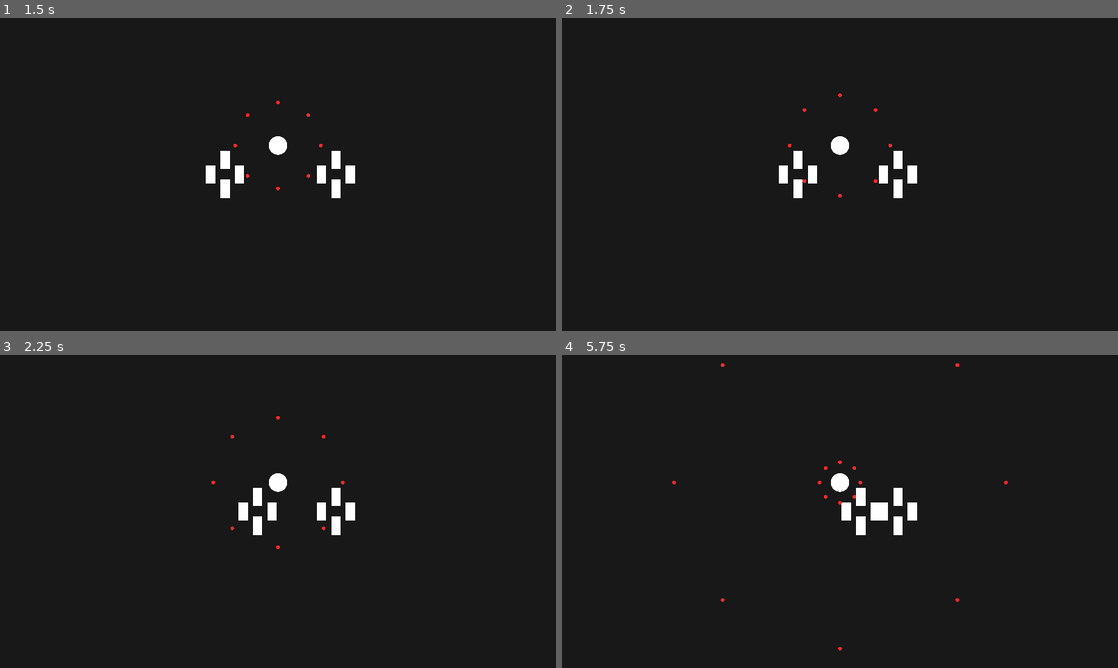
Above: before the commit, frames 1-4 (two rows, left to right).
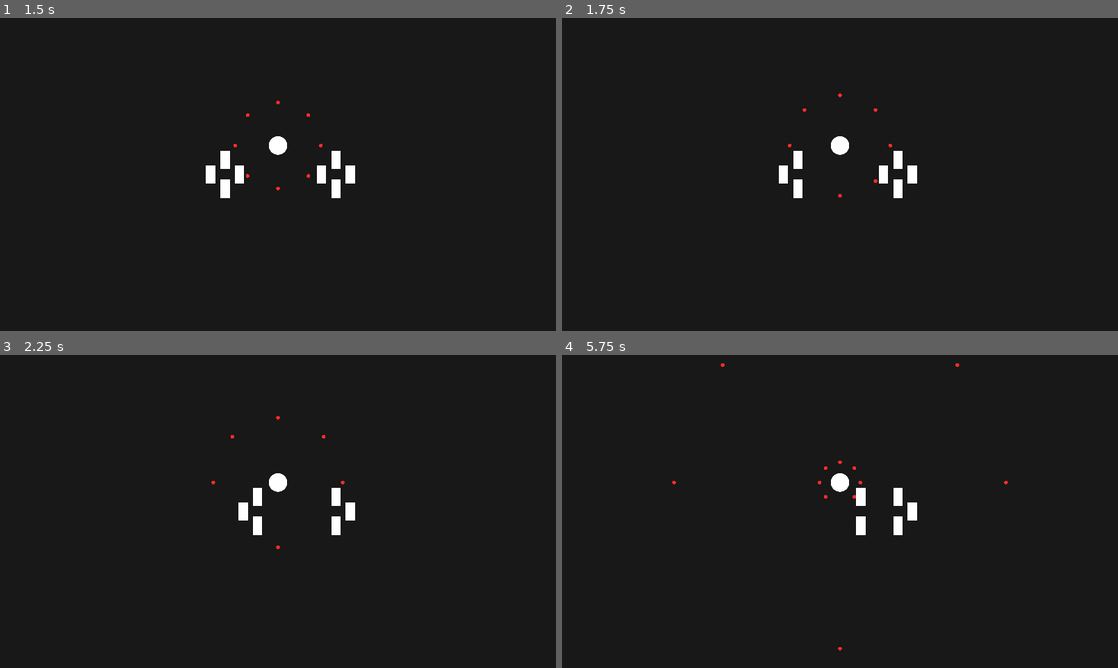
Above: after the commit, the same moments.

Repository: Hokome/BulletHellJam5
Game: Godot game, scene res://game.tscn
Two runs of this game, one before a commit and one after it. Both use one fixed random seed, a clock stepped at 60 frames per second and the inputs below.
Inputs (mouse positions are in pixels of both pictures, inside the frame that each line leads up to):
- Up to frame 1 (1.5 s): tap Enter at 0.5 s; move the mouse to (222, 174) at 0.52 s; click (222, 174) at 0.6 s; tap Space at 1.25 s; move the mouse to (333, 174) at 1.27 s; right-click (333, 174) at 1.35 s
- Up to frame 2 (1.75 s): no input
- Up to frame 3 (2.25 s): move the mouse to (333, 442) at 2.02 s; click (333, 442) at 2.1 s
- Up to frame 4 (5.75 s): move the mouse to (812, 574) at 2.77 s; right-click (812, 574) at 2.85 s; tap Enter at 3.5 s; move the mouse to (1006, 558) at 3.52 s; click (1006, 558) at 3.6 s; move the mouse to (673, 464) at 4.27 s; right-click (673, 464) at 4.35 s; move the mouse to (867, 511) at 5.02 s; click (867, 511) at 5.1 s

Frame 1 is identical in both runs. In frame 2, 0.1% of the frame differs, in the area x 43-46%, y 47-53%; in frame 3, 0.2%; in frame 4, 0.3%, in the area x 28-72%, y 46-79%.

Commit message:
Damage system

Diff:
--- a/battle.gd
+++ b/battle.gd
@@ -1,4 +1,6 @@
 class_name Battle extends Node2D
+
+enum Faction {Neutral, Ally, Enemy}
 
 @export var player_scene: PackedScene
 @export var squad: PackedScene
--- a/battle.tscn
+++ b/battle.tscn
@@ -3,7 +3,7 @@
 [ext_resource type="Script" path="res://battle.gd" id="1_j42mj"]
 [ext_resource type="PackedScene" uid="uid://bk07ru2b158kg" path="res://player.tscn" id="2_afout"]
 [ext_resource type="PackedScene" uid="uid://c3rnrx8rsva0w" path="res://units/squad.tscn" id="3_vaku5"]
-[ext_resource type="PackedScene" uid="uid://bjlj67eo7ah71" path="res://enemy/enemy.tscn" id="4_1hlqi"]
+[ext_resource type="PackedScene" uid="uid://bjlj67eo7ah71" path="res://units/enemy/enemy.tscn" id="4_1hlqi"]
 
 [node name="battle" type="Node2D"]
 script = ExtResource("1_j42mj")
--- a/enemy/projectile.gd
+++ /dev/null
@@ -1,6 +0,0 @@
-extends Area2D
-
-@export var speed: float
-
-func _physics_process(delta):
-	translate(transform.basis_xform(Vector2.RIGHT) * delta * speed)
--- a/enemy/enemy.gd
+++ b/units/enemy/enemy.gd
@@ -12,8 +12,10 @@
 func shoot():
 	shooting = true
 	await pattern.shoot(self, get_parent())
+
 	var timer := time_manager.create_timer(cooldown)
 	add_child(timer)
 	await timer.timeout
 	timer.queue_free()
+
 	shooting = false
--- a/enemy/enemy.tscn
+++ b/units/enemy/enemy.tscn
@@ -1,9 +1,9 @@
 [gd_scene load_steps=6 format=3 uid="uid://bjlj67eo7ah71"]
 
 [ext_resource type="Texture2D" uid="uid://dp8bwsiiev8fw" path="res://circle.png" id="1_hcklj"]
-[ext_resource type="Script" path="res://enemy/enemy.gd" id="1_trqow"]
-[ext_resource type="Script" path="res://enemy/projectile_pattern.gd" id="2_jegsq"]
-[ext_resource type="PackedScene" uid="uid://brpqbltmcyray" path="res://enemy/projectile.tscn" id="2_o24u8"]
+[ext_resource type="Script" path="res://units/enemy/enemy.gd" id="1_trqow"]
+[ext_resource type="Script" path="res://units/enemy/projectile_pattern.gd" id="2_jegsq"]
+[ext_resource type="PackedScene" uid="uid://brpqbltmcyray" path="res://units/enemy/projectile.tscn" id="2_o24u8"]
 
 [sub_resource type="Resource" id="Resource_pqhk1"]
 script = ExtResource("2_jegsq")
--- /dev/null
+++ b/units/enemy/projectile.gd
@@ -0,0 +1,14 @@
+extends Area2D
+
+@export var speed: float
+@export var faction: Battle.Faction
+@export var damage := 1
+
+func _physics_process(delta):
+	translate(transform.basis_xform(Vector2.RIGHT) * delta * speed)
+
+func _on_area_entered(area):
+	if area is Hurtbox:
+		if area.faction != faction:
+			area.damage(damage)
+			queue_free()
--- a/enemy/projectile.tscn
+++ b/units/enemy/projectile.tscn
@@ -1,19 +1,22 @@
 [gd_scene load_steps=4 format=3 uid="uid://brpqbltmcyray"]
 
-[ext_resource type="Script" path="res://enemy/projectile.gd" id="1_8muxr"]
-[ext_resource type="Texture2D" uid="uid://dp8bwsiiev8fw" path="res://circle.png" id="1_xoix1"]
+[ext_resource type="Script" path="res://units/enemy/projectile.gd" id="1_h7nak"]
+[ext_resource type="Texture2D" uid="uid://dp8bwsiiev8fw" path="res://circle.png" id="2_7kni3"]
 
 [sub_resource type="CircleShape2D" id="CircleShape2D_76g3u"]
 radius = 13.1529
 
 [node name="projectile" type="Area2D"]
-script = ExtResource("1_8muxr")
+script = ExtResource("1_h7nak")
 speed = 200.0
+faction = 2
 
 [node name="circle" type="Sprite2D" parent="."]
 self_modulate = Color(1, 0.17, 0.17, 1)
 scale = Vector2(0.2, 0.2)
-texture = ExtResource("1_xoix1")
+texture = ExtResource("2_7kni3")
 
 [node name="hitbox" type="CollisionShape2D" parent="."]
 shape = SubResource("CircleShape2D_76g3u")
+
+[connection signal="area_entered" from="." to="." method="_on_area_entered"]
--- /dev/null
+++ b/units/health.gd
@@ -0,0 +1,14 @@
+class_name Health extends Node2D
+
+var value: int:
+	set(val):
+		value = min(max_value, val)
+		if value <= 0:
+			kill()
+var max_value: int
+
+func kill():
+	get_parent().queue_free()
+
+func damage(amount):
+	value -= amount
--- /dev/null
+++ b/units/hurtbox.gd
@@ -0,0 +1,8 @@
+class_name Hurtbox extends Area2D
+
+@export var faction: Battle.Faction
+
+signal on_damage(amount)
+
+func damage(amount):
+	on_damage.emit(amount)
--- a/units/unit.tscn
+++ b/units/unit.tscn
@@ -1,17 +1,26 @@
-[gd_scene load_steps=3 format=3 uid="uid://ctn35r33n8khl"]
+[gd_scene load_steps=5 format=3 uid="uid://ctn35r33n8khl"]
 
 [ext_resource type="Texture2D" uid="uid://b41xlisui4xdv" path="res://square.png" id="1_q3ruf"]
+[ext_resource type="Script" path="res://units/health.gd" id="1_r7txx"]
+[ext_resource type="Script" path="res://units/hurtbox.gd" id="2_fd2gl"]
 
 [sub_resource type="RectangleShape2D" id="RectangleShape2D_mfqdi"]
 size = Vector2(64, 128)
 
 [node name="unit" type="Node2D"]
 
+[node name="health" type="Node2D" parent="."]
+script = ExtResource("1_r7txx")
+
 [node name="sprite" type="Sprite2D" parent="."]
 scale = Vector2(16, 32)
 texture = ExtResource("1_q3ruf")
 
 [node name="hurtbox" type="Area2D" parent="."]
+script = ExtResource("2_fd2gl")
+faction = 1
 
 [node name="shape" type="CollisionShape2D" parent="hurtbox"]
 shape = SubResource("RectangleShape2D_mfqdi")
+
+[connection signal="on_damage" from="hurtbox" to="health" method="damage"]
Renamed: enemy/projectile_pattern.gd -> units/enemy/projectile_pattern.gd
Not shown, changed: docs/tasks.md
